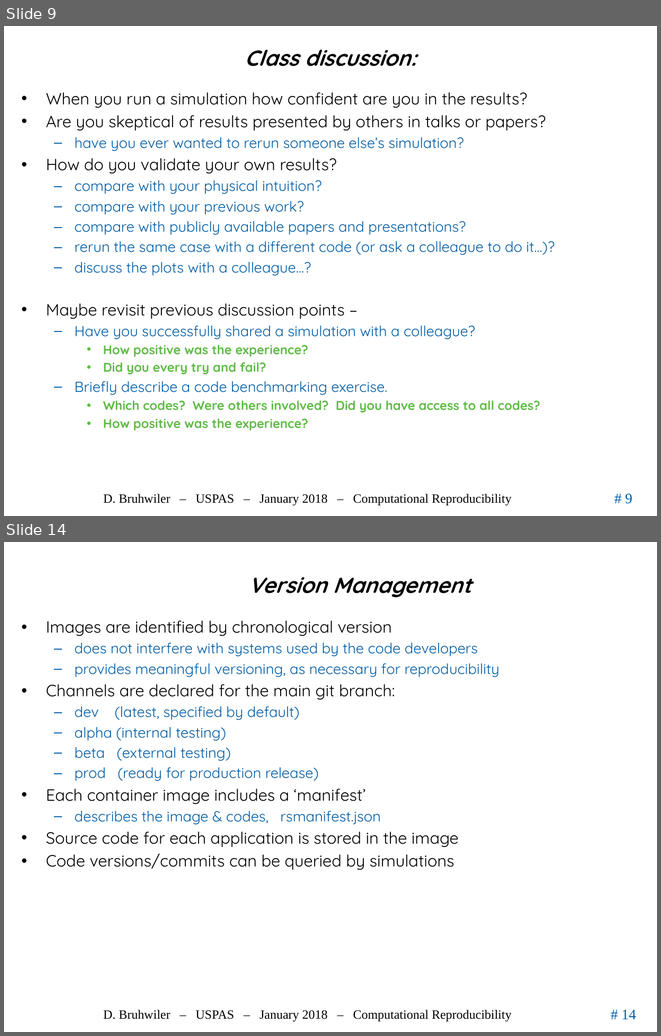
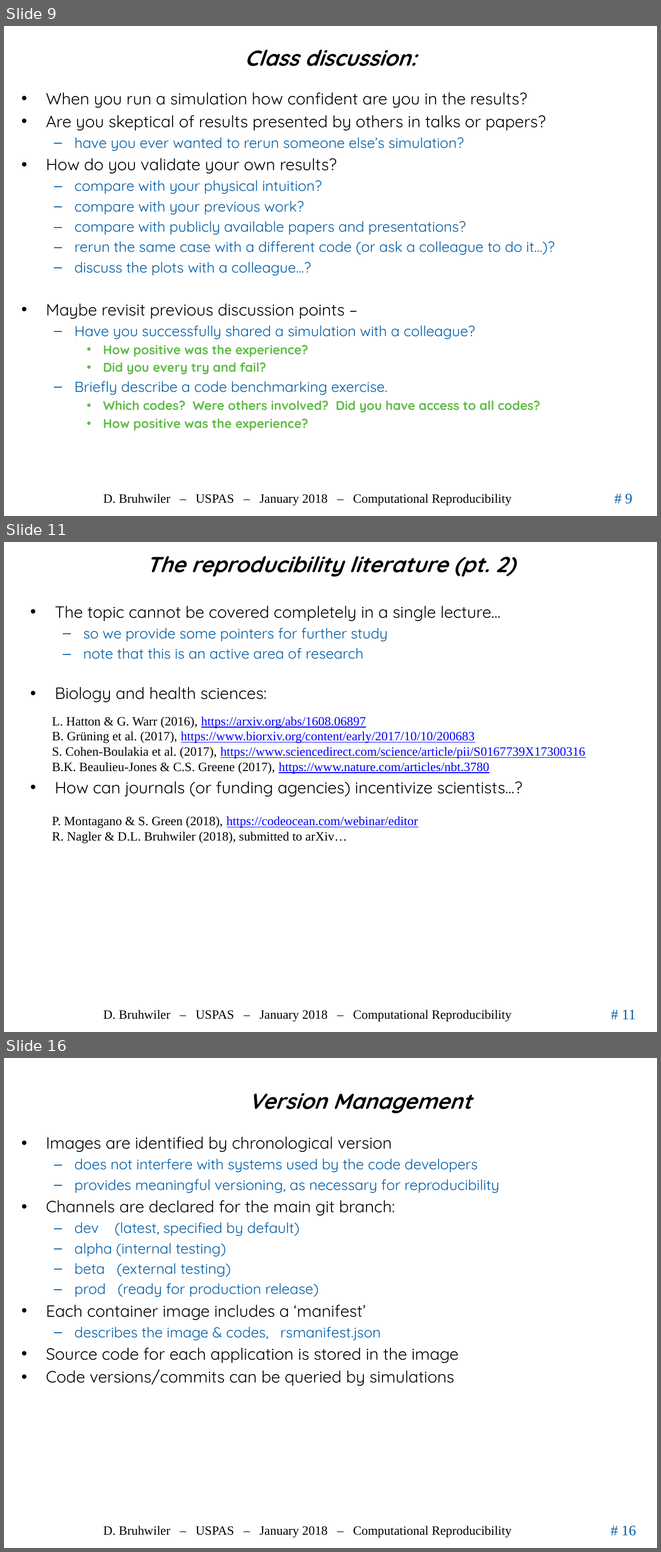
Before and after one commit to uspas/simbeamplasma18, a slide deck: computational_reproducibility/lecture/2018_ComputationalReproducibility_Bruhwiler_USPAS.pptx. Shown one above the other, each under a label of ours: slides 9 and 14 before the commit, slides 9, 11 and 16 after it; the slides between them are not shown. The pictures are 661x1036 and 661x1552 pixels, drawn with LibreOffice and Linux fonts; fonts in the diff are those of the drawing; background and template pictures are left out. Boxes give left, top, right and bottom in pixels: in the first picture for what was removed or moved away, otherwise in the second. Text is boxed around its words. In the diff, an @@ line names an element or a change of style, - is before the commit and + after.

```diff
--- a/computational_reproducibility/lecture/2018_ComputationalReproducibility_Bruhwiler_USPAS.pptx
+++ b/computational_reproducibility/lecture/2018_ComputationalReproducibility_Bruhwiler_USPAS.pptx
@@ slide 11 added at [4,542,657,1032], background #FFFFFF; not listed: 3 template elements that a slide beside it also shows @@
@@ title added at [146,556,515,577], 24 pt, text #000000, bold, italic @@
+The reproducibility literature (pt. 2)
@@ text added at [55,606,522,796], 18 pt, text #000000 @@
+• The topic cannot be covered completely in a single lecture…
+  – so we provide some pointers for further study
+  – note that this is an active area of research
+• Biology and health sciences:
+• How can journals (or funding agencies) incentivize scientists…?
@@ text added at [52,716,585,774], 14 pt, text #0000FF, underline @@
+L. Hatton & G. Warr (2016), https://arxiv.org/abs/1608.06897
+B. Grüning et al. (2017), https://www.biorxiv.org/content/early/2017/10/10/200683
+S. Cohen-Boulakia et al. (2017), https://www.sciencedirect.com/science/article/pii/S0167739X17300316
+B.K. Beaulieu-Jones & C.S. Greene (2017), https://www.nature.com/articles/nbt.3780
@@ text added at [52,816,418,843], 14 pt, text #000000 @@
+P. Montagano & S. Green (2018), https://codeocean.com/webinar/editor
+R. Nagler & D.L. Bruhwiler (2018), submitted to arXiv…
@@ what was slide 14 is now slide 16 @@
@@ page number at [621,1525,636,1536]: text changed @@
-# 14
+# 16
```
Also in this commit, not shown: 2 slides changed, 3 other slides added, 2 slides removed.
